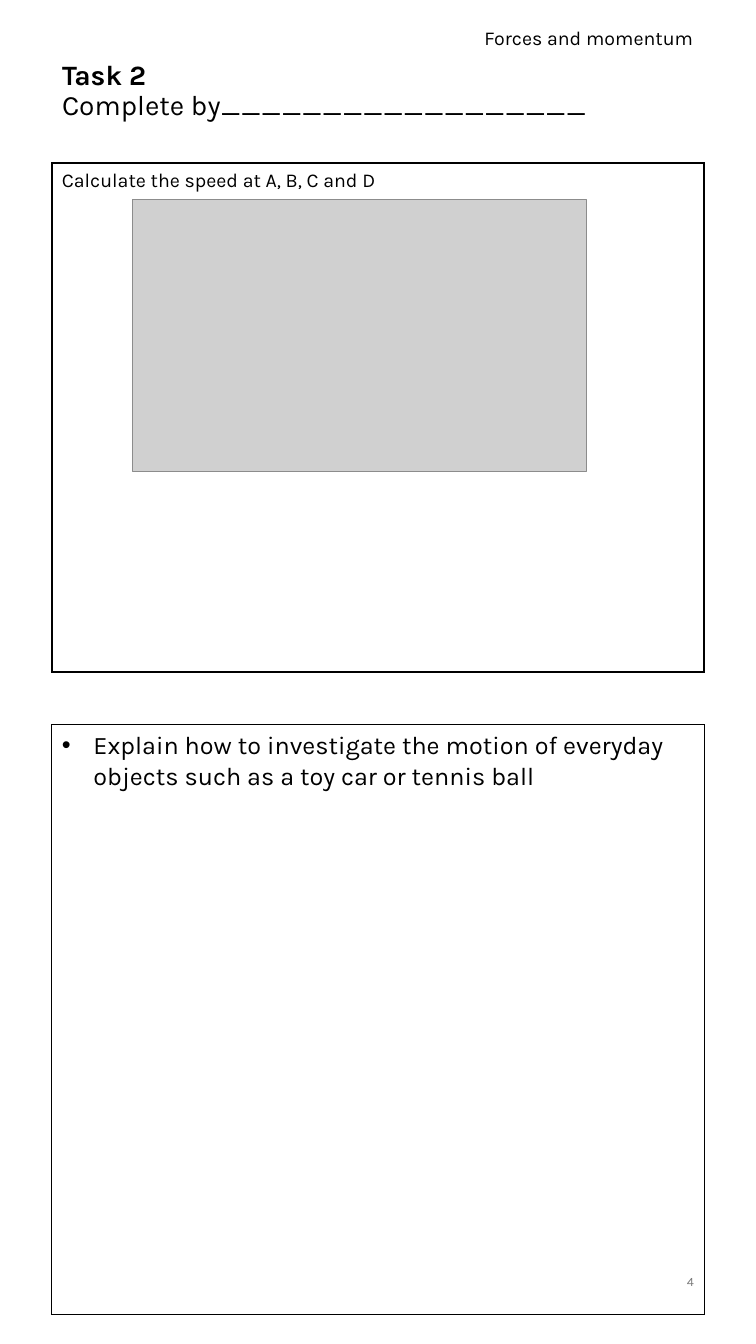
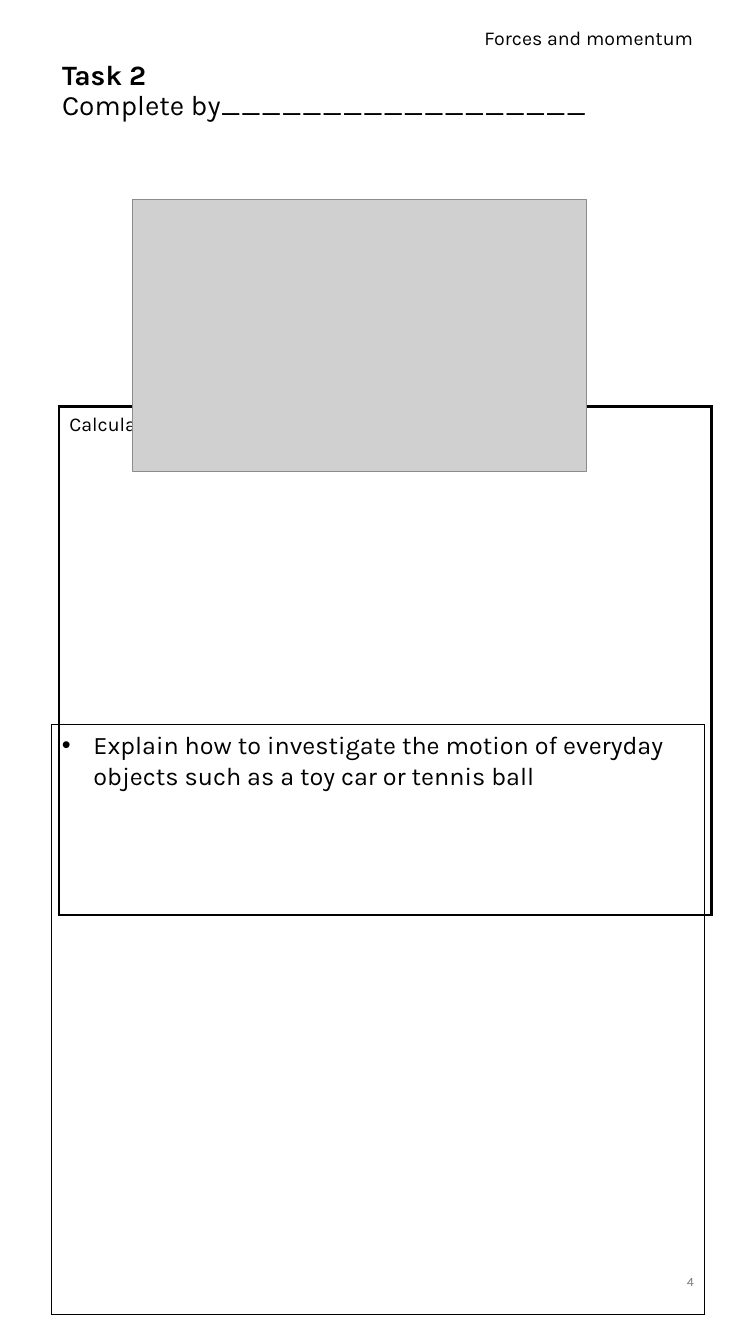
Before and after one commit to devautour/igcse-physics, a slide deck: slide 4 of reference/IGCSE Physics Learning Log.pptx. Drawn at 756x1344 pixels with LibreOffice and Linux fonts; fonts in the diff are those of the drawing; grey boxes stand for pictures. Boxes give left, top, right and bottom in pixels: in the first picture for what was removed or moved away, otherwise in the second. Text is boxed around its words. In the diff, an @@ line names an element or a change of style, - is before the commit and + after.

```diff
--- a/reference/IGCSE Physics Learning Log.pptx
+++ b/reference/IGCSE Physics Learning Log.pptx
@@ rectangle "Calculate the speed at A, ...": place and size @@
-rectangle "Calculate the speed at A, ..." at (52,163,705,672)
+rectangle "Calculate the speed at A, ..." at (59,406,712,915)
```
Also in this commit, not shown: 27 other files.
